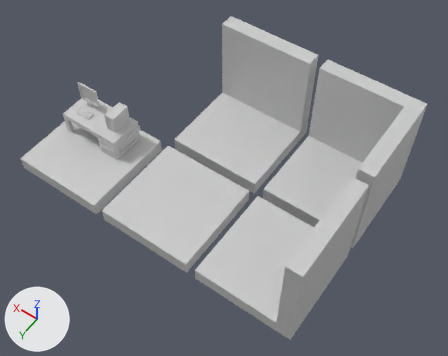
An edit to the COLLADA model mesh/tiles.dae, drawn before and after from the same camera.
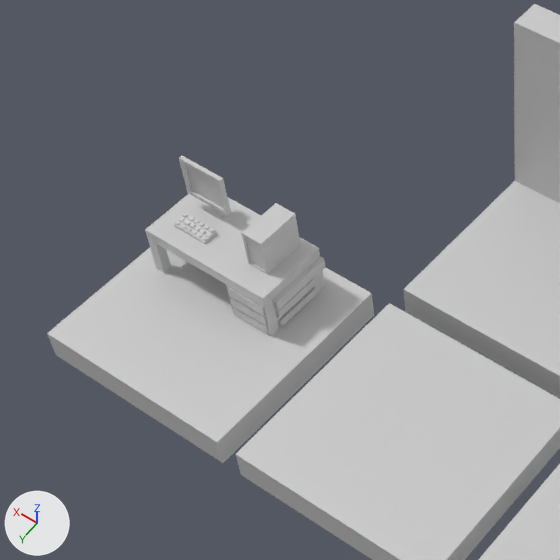
There are two pictures of each version: one whole from a 50 mm camera at (-4.85, 7.34, 9.76) aimed at (-0.62, 1.42, 0.46), one close up on the part from 0% to 54% of the width and 4% to 72% of the height. The lights are fixed; the arrows at lower left show +X, +Y and +Z. Where no turn or scale is listed for an object, it has been applied to the vertices. Vertices at the same position are counted once.

The first close-up shows 'tile_basic', 'tile_desk', 'tile_right_wall_base', 'tile_top_wall_base'.
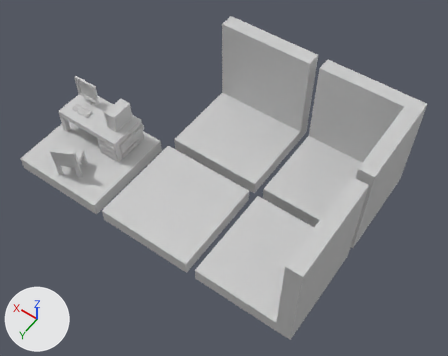
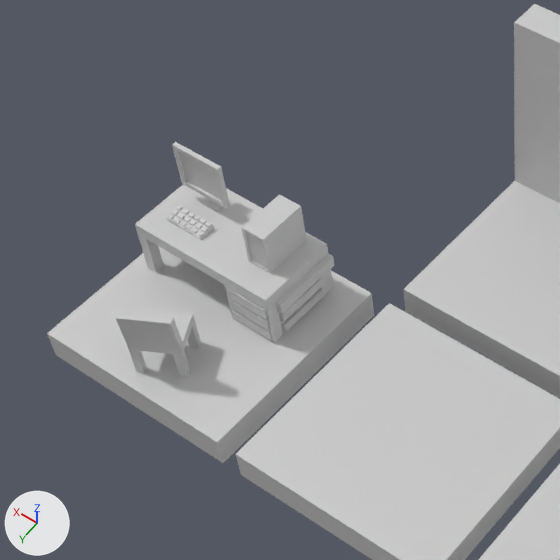
Where the newer file only moved an object's origin or applied its transform, the numbers keep the older frame.

Boxes (x1, y1, x2, y2) around the edits, measured in the close-ups (560 x 560 px; the box of a moved part takes in the faces that stretch with it):
```json
{"object": "tile_desk", "change": "reshaped, moved", "before": [47, 156, 374, 463], "after": [47, 142, 374, 463]}
{"part": 1, "of": "me_tile_desk", "change": "added", "after": [47, 246, 374, 463]}
{"part": 2, "of": "me_tile_desk", "change": "moved or reshaped", "before": [241, 203, 300, 274], "after": [241, 194, 307, 273]}
{"part": 3, "of": "me_tile_desk", "change": "moved or reshaped", "before": [174, 212, 217, 244], "after": [166, 205, 214, 240]}
{"part": 4, "of": "me_tile_desk", "change": "moved or reshaped", "before": [179, 156, 231, 219], "after": [172, 142, 230, 212]}
{"part": 5, "of": "me_tile_desk", "change": "moved or reshaped", "before": [145, 194, 325, 336], "after": [135, 185, 333, 343]}
{"part": 6, "of": "me_tile_desk", "change": "added", "after": [276, 254, 334, 314]}
{"part": 7, "of": "me_tile_desk", "change": "added", "after": [116, 308, 201, 377]}
```

Scene script edits in JSON lines:
```json
{"block": "me_tile_desk", "where": "# used by ob_tile_desk; location = (1.801, 1.653, 0.832)"}
{"op": "remove", "block": "me_tile_desk", "code": "me_tile_desk.from_pydata(...)  # 432 vertices, 420 faces; spans x -0.66..1.34, y -0.45..1.55, z -0.98..0.38"}
{"op": "add", "block": "me_tile_desk", "code": "me_tile_desk.from_pydata(...)  # 508 vertices, 494 faces; spans x -1.0..1.0, y -1.0..1.0, z -0.15..1.33"}
{"block": "me_tile_desk", "change": "me_tile_desk part 1: a new loose piece, a box spanning x -1.0..1.0, y -1.0..1.0, z -0.15..0.15, in mat_mat (light grey #cccccc)"}
{"block": "me_tile_desk", "change": "me_tile_desk part 2: the loose piece of 16 vertices spanning x -0.11..0.11, y -0.22..0.22, z -0.19..0.19 is turned -180 degrees about the z axis through its middle and scaled by 1.1, then moved by (0.39, 0.55, 0.92)"}
{"block": "me_tile_desk", "change": "me_tile_desk part 3: the loose piece of 200 vertices spanning x 0.56..0.93, y 0.12..0.26, z -0.19..-0.12 is turned -180 degrees about the z axis through its middle and scaled by 1.1, then moved by (-1.18, 0.15, 0.9)"}
{"block": "me_tile_desk", "change": "me_tile_desk part 4: the loose piece of 40 vertices spanning x 0.52..1.0, y -0.17..-0.01, z -0.2..0.38 is turned -180 degrees about the z axis through its middle and scaled by 1.1, then moved by (-1.21, 0.75, 0.92)"}
{"block": "me_tile_desk", "change": "me_tile_desk part 5: the loose piece of 160 vertices spanning x -0.28..1.11, y -0.28..0.45, z -0.71..-0.19 is turned -180 degrees about the z axis through its middle and scaled by 1.1, then moved by (-0.48, 0.37, 0.87)"}
{"block": "me_tile_desk", "change": "me_tile_desk part 6: a new loose piece, a box spanning x -0.84..0.73, y 0.17..0.86, z 0.47..0.59, in mat_mat (light grey #cccccc)"}
{"block": "me_tile_desk", "change": "me_tile_desk part 7: a new loose piece of 76 vertices spanning x -0.25..0.36, y -0.89..-0.29, z 0.11..0.9, in mat_mat (light grey #cccccc)"}
{"op": "add", "block": "ob_tile_desk", "code": "ob_tile_desk.parent = ob_title_desk_1"}
{"op": "set", "path": "ob_tile_desk.location", "old": "(1.801, 1.653, 0.832)", "new": "(0.0, 0.0, 0.0)"}
{"op": "add", "block": "ob_title_desk_1", "code": ["ob_title_desk_1 = bpy.data.objects.new('title_desk_1', None)", "ob_title_desk_1.location = (2.141, 2.2, 0.0)", "ob_title_desk_1.rotation_euler = (0.0, 0.0, 3.142)  # degrees (0, 0, 180)"]}
```
